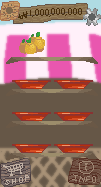
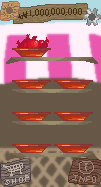
Layer changes from the first 101px x 187px image to the second:
showed "dish" (1st of 4, in "dishgp" › "4") over left=12, top=48, right=51, bottom=57
painted on "suckrew" over left=16, top=34, right=49, bottom=51
hid "1rabong" over left=19, top=32, right=45, bottom=54
